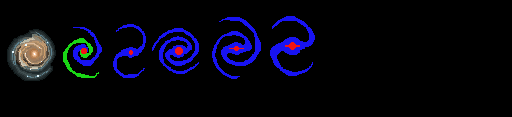
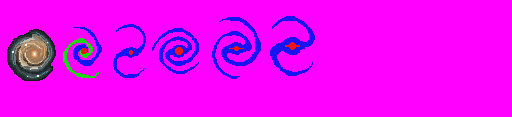
Comparing the layer stacks of the two 512px x 117px images. Changes:
removed layer "Layer 13" over (x1=12, y1=70, x2=48, y2=77)
removed layer "Layer 12" over (x1=7, y1=29, x2=56, y2=81)
removed layer "Layer 10" (was 21%) over (x1=14, y1=36, x2=50, y2=38)
removed layer "Layer 9" (was 53%) over (x1=15, y1=35, x2=49, y2=38)
removed layer "Layer 8" over (x1=12, y1=32, x2=52, y2=78)
removed layer "Layer 6" over (x1=9, y1=31, x2=54, y2=80)
removed layer "Layer 11" over (x1=9, y1=32, x2=53, y2=79)
removed layer "Layer 5" over (x1=10, y1=32, x2=53, y2=79)
removed layer "Layer 2" over (x1=10, y1=32, x2=53, y2=79)
added group "Sa" (1st of 2) with 1 layers above "Template" over (x1=7, y1=29, x2=56, y2=81)
moved "Layer 4" into group "Sa", painted on it over (x1=7, y1=29, x2=56, y2=81)
hid "Layer 3" over (x1=0, y1=0, x2=512, y2=117)
